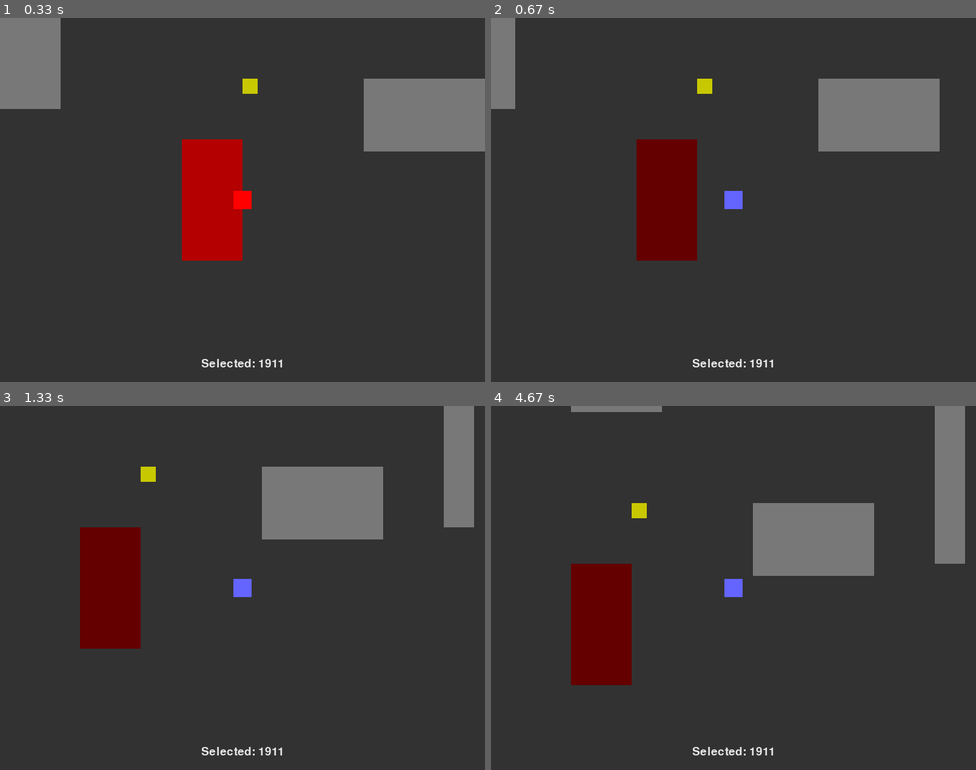
Above: before the commit, frames 1-4 (two rows, left to right).
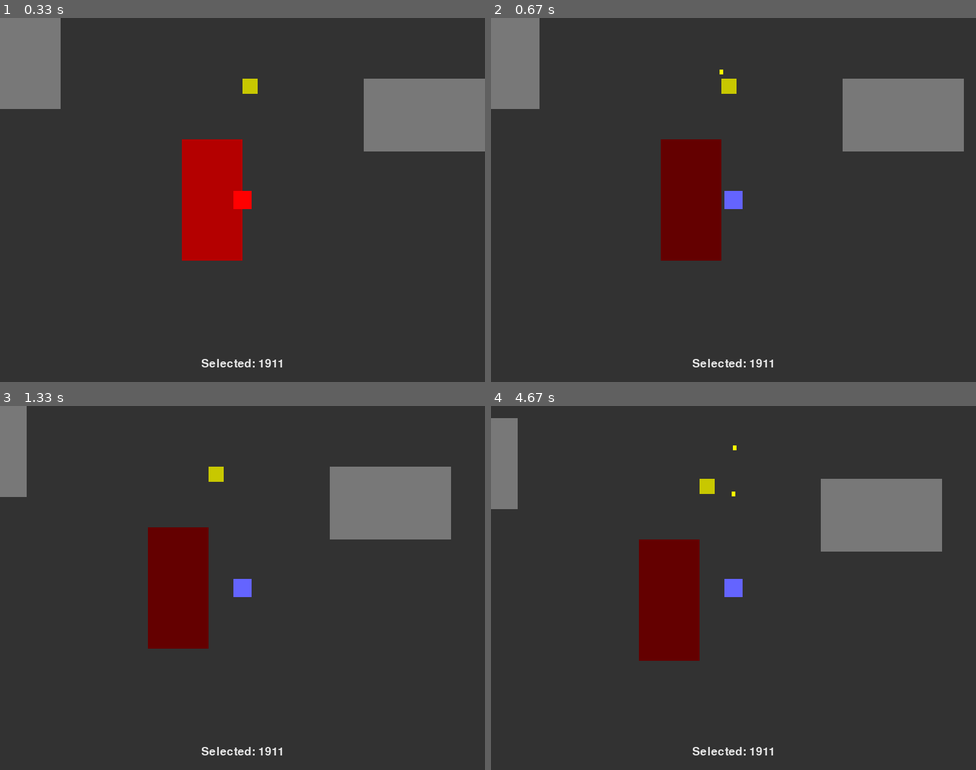
Above: after the commit, the same moments.

Repository: pogingprince/watchdogsclone
Game: pygame game, started from main.py
Two runs of this game, one before a commit and one after it. Both use one fixed random seed, a clock stepped at 60 frames per second and the inputs below.
Inputs:
- Up to frame 1 (0.33 s): no input
- Up to frame 2 (0.67 s): hold Space from 0.33 s (still down); hold Right from 0.33 s (still down)
- Up to frame 3 (1.33 s): release Space at 0.8 s; release Right at 0.8 s; hold R 0.83-1.3 s; hold Right 0.83-1.3 s
- Up to frame 4 (4.67 s): hold Right 1.33-1.8 s; hold Up 1.83-2.13 s; tap 2 at 1.98, 3.38 s; hold Right 2.17-2.63 s; hold Left 2.67-3.2 s; hold Down 3.23-3.53 s; tap Space at 3.57, 3.97, 4.27, 4.4 s; hold Left 3.9-4.3 s; tap 1 at 4.05 s; hold Up from 4.33 s (still down)

Frame 1 is identical in both runs. In frame 2, 6.9% of the frame differs, in the area x 5-98%, y 0-67%; in frame 3, 17%; in frame 4, 19%, in the area x 0-98%, y 0-77%.

Commit message:
I've implemented in-world weapon effects and reloading for you.
Here's a summary of the features I added:
- I further reduced the player movement speed to 1.
- For Bullet Firing:
    - Your "1911" pistol now fires visible bullets (yellow, 6x8px) when you press SPACE.
    - The bullets travel upwards and are removed when they go off-screen.
    - Clip ammo is consumed with each shot.
- Regarding IED Explosions:
    - Using an IED (by pressing SPACE when it's selected) now creates a visual explosion effect.
    - The explosion expands from 5 to 60 pixels over 35 frames, changing color from Yellow to Orange to Red.
    - IED ammo is consumed upon use.
- I also made some Visual Effect Refinements:
    - I increased the bullet size for better visibility.
    - I increased the explosion duration and maximum radius for more impact.
- And I've added a Reloading Mechanic:
    - You can now press 'R' to reload the selected firearm (the "1911").
    - This transfers ammo from your reserve to the clip.
    - The ammo counts are updated in your arsenal display.

Diff:
--- a/main.py
+++ b/main.py
@@ -19,13 +19,24 @@
 # For now, using solid colors for zones as per plan
 SOLID_ZONE_NORMAL_COLOR = (100, 0, 0)
 SOLID_ZONE_DETECTED_COLOR = (180, 0, 0)
-PLAYER_SPEED = 3 # Reduced player speed from 5 to 3
+PLAYER_SPEED = 1 # Further reduced player speed from 3 to 1 (original was 5)
 
 # UI Settings
 UI_FONT_SIZE = 28
 UI_TEXT_COLOR = (230, 230, 230) # Light grey/white
 UI_PANEL_COLOR = (30, 30, 30) # Dark background for UI
 UI_FONT = None # Will be initialized after pygame.init()
+
+# Game Mechanics Settings
+BULLET_COLOR = (255, 255, 0) # Yellow - Retained
+BULLET_SPEED = 10
+BULLET_SIZE = (6, 8) # Changed from (5,5) for better visibility and slight elongation
+EXPLOSION_INITIAL_COLOR = (255, 255, 0) # Yellow - Retained
+EXPLOSION_MIDDLE_COLOR = (255, 165, 0) # Orange - Retained
+EXPLOSION_FINAL_COLOR = (255, 0, 0) # Red - Retained
+EXPLOSION_DURATION = 35 # Changed from 30 for slightly longer persistence
+EXPLOSION_INITIAL_RADIUS = 5
+EXPLOSION_MAX_RADIUS = 60 # Changed from 50 for a larger impact area
 
 # World dimensions
 WORLD_WIDTH = 1600
@@ -106,6 +117,68 @@
 
     def update(self, player_rect):
         self.player_is_inside = self.rect.colliderect(player_rect)
+
+# Bullet class
+class Bullet:
+    def __init__(self, x, y, direction_x, direction_y, speed, color):
+        self.rect = pygame.Rect(x, y, BULLET_SIZE[0], BULLET_SIZE[1])
+        self.direction_x = direction_x
+        self.direction_y = direction_y
+        self.speed = speed
+        self.color = color
+
+    def update(self):
+        self.rect.x += self.direction_x * self.speed
+        self.rect.y += self.direction_y * self.speed
+
+    def draw(self, surface, display_rect):
+        pygame.draw.rect(surface, self.color, display_rect)
+
+# Explosion class
+class Explosion:
+    def __init__(self, x, y):
+        self.x = x
+        self.y = y
+        self.current_radius = EXPLOSION_INITIAL_RADIUS
+        self.life = EXPLOSION_DURATION
+        # Initial rect for camera.apply, will be updated
+        self.rect = pygame.Rect(
+            x - self.current_radius,
+            y - self.current_radius,
+            2 * self.current_radius,
+            2 * self.current_radius
+        )
+
+    def update(self):
+        self.life -= 1
+        if self.life <= 0:
+            return
+
+        progress = (EXPLOSION_DURATION - self.life) / EXPLOSION_DURATION
+        self.current_radius = EXPLOSION_INITIAL_RADIUS + progress * (EXPLOSION_MAX_RADIUS - EXPLOSION_INITIAL_RADIUS)
+
+        # Update self.rect for camera application
+        self.rect.width = 2 * self.current_radius
+        self.rect.height = 2 * self.current_radius
+        self.rect.centerx = self.x
+        self.rect.centery = self.y
+
+
+    def draw(self, surface, display_rect):
+        # display_rect is camera.apply(self.rect)
+        # We need to draw the circle at the center of this camera-adjusted rect
+
+        color = EXPLOSION_FINAL_COLOR
+        if self.life > (2/3 * EXPLOSION_DURATION):
+            color = EXPLOSION_INITIAL_COLOR
+        elif self.life > (1/3 * EXPLOSION_DURATION):
+            color = EXPLOSION_MIDDLE_COLOR
+
+        # Ensure radius is an integer for drawing
+        draw_radius = int(self.current_radius)
+        if draw_radius > 0: # Only draw if radius is positive
+             pygame.draw.circle(surface, color, display_rect.center, draw_radius)
+
 
 # Weapon class
 class Weapon:
@@ -137,6 +210,8 @@
         self.show_arsenal = False # Attribute to control arsenal display
         self.selected_weapon_index = 0
         self.current_weapon = None # Will be set after inventory initialization
+        self.bullets = [] # List to store active bullets
+        self.explosions = [] # List to store active explosions
         self._initialize_starting_inventory()
         # Ensure current_weapon is set if inventory is not empty
         if self.inventory:
@@ -171,6 +246,59 @@
             self.selected_weapon_index = index
             self.current_weapon = self.inventory[self.selected_weapon_index]
         # else: print(f"Invalid weapon index: {index}") # Optional: for debugging
+
+    def fire_weapon(self):
+        if self.current_weapon and self.current_weapon.name == "1911":
+            if self.current_weapon.current_clip_ammo > 0:
+                self.current_weapon.current_clip_ammo -= 1
+
+                # For now, bullet shoots upwards from player center
+                # A more sophisticated approach would consider player orientation
+                bullet_start_x = self.rect.centerx - BULLET_SIZE[0] // 2
+                bullet_start_y = self.rect.top # Fires from the top-middle of the player
+
+                new_bullet = Bullet(
+                    bullet_start_x,
+                    bullet_start_y,
+                    0,  # direction_x (0 for straight up)
+                    -1, # direction_y (-1 for up)
+                    BULLET_SPEED,
+                    BULLET_COLOR
+                )
+                self.bullets.append(new_bullet)
+            # else: print("1911 empty clip!") # For debugging
+        elif self.current_weapon and self.current_weapon.name == "IED":
+            if self.current_weapon.ammo > 0:
+                self.current_weapon.ammo -= 1
+                explosion_x = self.rect.centerx
+                explosion_y = self.rect.centery
+                new_explosion = Explosion(explosion_x, explosion_y)
+                self.explosions.append(new_explosion)
+                # print(f"Deployed IED. Remaining: {self.current_weapon.ammo}") # For debugging
+            # else: print("No IEDs left!") # For debugging
+        # else: print("No weapon selected or unknown weapon.") # For debugging
+
+    def reload_weapon(self):
+        if self.current_weapon and self.current_weapon.weapon_type == "firearm":
+            if self.current_weapon.clip_size is None: # Not a clippable weapon (e.g. some shotguns)
+                # print(f"{self.current_weapon.name} does not use clips.")
+                return
+
+            if self.current_weapon.current_clip_ammo < self.current_weapon.clip_size:
+                if self.current_weapon.ammo > 0:
+                    ammo_needed = self.current_weapon.clip_size - self.current_weapon.current_clip_ammo
+                    ammo_to_transfer = min(ammo_needed, self.current_weapon.ammo)
+
+                    self.current_weapon.current_clip_ammo += ammo_to_transfer
+                    self.current_weapon.ammo -= ammo_to_transfer
+                    # print(f"Reloaded {self.current_weapon.name}. Clip: {self.current_weapon.current_clip_ammo}/{self.current_weapon.ammo}") # For debugging
+                # else:
+                    # print("No reserve ammo to reload!") # For debugging
+            # else:
+                # print(f"{self.current_weapon.name} clip is full.") # For debugging
+        # else:
+            # print("No firearm selected to reload.") # For debugging
+
 
     def draw_arsenal(self, surface):
         if not self.show_arsenal:
@@ -287,16 +415,35 @@
                 player.select_weapon(0)
             elif event.key == pygame.K_2:
                 player.select_weapon(1)
+            elif event.key == pygame.K_SPACE: # Fire weapon
+                player.fire_weapon()
+            elif event.key == pygame.K_r: # Reload weapon
+                player.reload_weapon()
             # Add more keys (K_3, K_4, etc.) if more weapons can be carried
 
     # Get pressed keys
     pressed_keys = pygame.key.get_pressed()
 
+    # --- Game Logic Updates ---
     # Update player
     player.update(pressed_keys)
 
     # Update camera
     camera.update(player.rect)
+
+    # Update bullets
+    for bullet in player.bullets:
+        bullet.update()
+    # Remove bullets that are off-screen (world boundaries)
+    world_bounds_rect = pygame.Rect(0, 0, WORLD_WIDTH, WORLD_HEIGHT)
+    player.bullets = [b for b in player.bullets if world_bounds_rect.colliderect(b.rect)]
+
+    # Update explosions
+    for explosion in player.explosions:
+        explosion.update()
+    # Remove dead explosions
+    player.explosions = [e for e in player.explosions if e.life > 0]
+
 
     # Update security zones and player detection status
     player.is_detected = False # Reset detection status
@@ -321,6 +468,12 @@
     for cam_obj in camera_objects:
         cam_obj.draw(screen, camera.apply(cam_obj.rect))
 
+    # Draw bullets and explosions (explosions drawn first, so they are "under" bullets if overlap)
+    for explosion in player.explosions:
+        explosion.draw(screen, camera.apply(explosion.rect))
+    for bullet in player.bullets:
+        bullet.draw(screen, camera.apply(bullet.rect))
+
     # Draw player (using camera.apply to get screen coordinates)
     player.draw(screen, camera.apply(player.rect))
 
